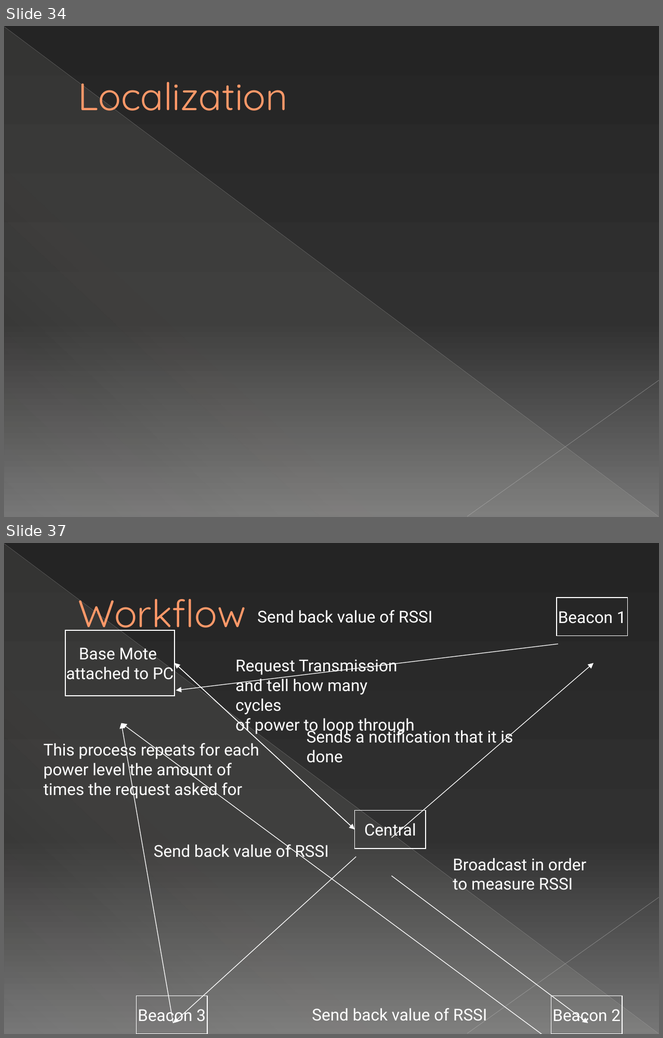
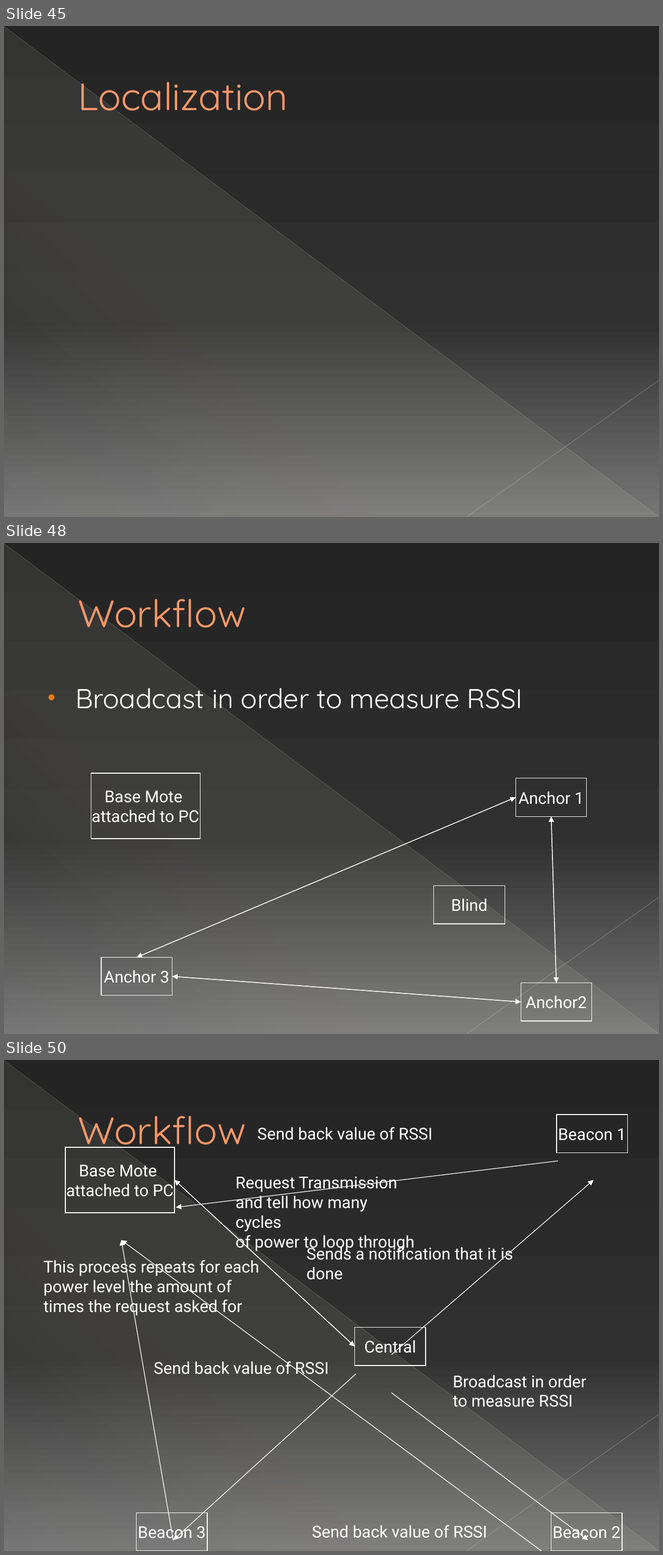
Before and after one commit to michelecorrea3/wsnlocalizationscala, a slide deck: Resources/WSN localization with Senseless framework.pptx. Shown one above the other, each under a label of ours: slides 34 and 37 before the commit, slides 45, 48 and 50 after it; the slides between them are not shown. The pictures are 663x1038 and 663x1555 pixels, drawn with LibreOffice and Linux fonts; fonts in the diff are those of the drawing. Boxes give left, top, right and bottom in pixels: in the first picture for what was removed or moved away, otherwise in the second. Text is boxed around its words. In the diff, an @@ line names an element or a change of style, - is before the commit and + after.

```diff
--- a/Resources/WSN localization with Senseless framework.pptx
+++ b/Resources/WSN localization with Senseless framework.pptx
@@ slide 48 added at (x1=4, y1=543, x2=659, y2=1034), background gradient #242424 to #303030 to #767676; not listed: 3 template elements that a slide beside it also shows @@
@@ title added at (x1=78, y1=599, x2=246, y2=637), 42 pt, text #FF9B6A @@
+Workflow
@@ text added at (x1=75, y1=688, x2=523, y2=716), 30 pt, text #FFFFFF @@
+• Broadcast in order to measure RSSI
@@ rectangle added at (x1=91, y1=774, x2=201, y2=839), outline #FFFFFF 0.75 pt, 18 pt, text #FFFFFF @@
+Base Mote
+attached to PC
@@ rectangle added at (x1=516, y1=778, x2=586, y2=816), outline #FFFFFF 0.75 pt, 18 pt, text #FFFFFF @@
+Anchor 1
@@ arrow added from (137, 958) to (516, 798), #FFFFFF 0.75 pt @@
@@ arrow added from (516, 798) to (137, 958), #FFFFFF 0.75 pt @@
@@ arrow added from (556, 983) to (551, 817), #FFFFFF 0.75 pt @@
@@ arrow added from (551, 817) to (556, 983), #FFFFFF 0.75 pt @@
@@ rectangle added at (x1=434, y1=886, x2=505, y2=924), outline #FFFFFF 0.75 pt, 18 pt, text #FFFFFF @@
+Blind
@@ rectangle added at (x1=101, y1=958, x2=172, y2=996), outline #FFFFFF 0.75 pt, 18 pt, text #FFFFFF @@
+Anchor 3
@@ arrow added from (521, 1002) to (172, 977), #FFFFFF 0.75 pt @@
@@ arrow added from (172, 977) to (521, 1002), #FFFFFF 0.75 pt @@
@@ rectangle added at (x1=521, y1=983, x2=592, y2=1021), outline #FFFFFF 0.75 pt, 18 pt, text #FFFFFF @@
+Anchor2
@@ what was slide 34 is now slide 45 @@
@@ what was slide 37 is now slide 50 @@
```
Also in this commit, not shown: 3 slides changed, 17 other slides added, 2 slides removed.
